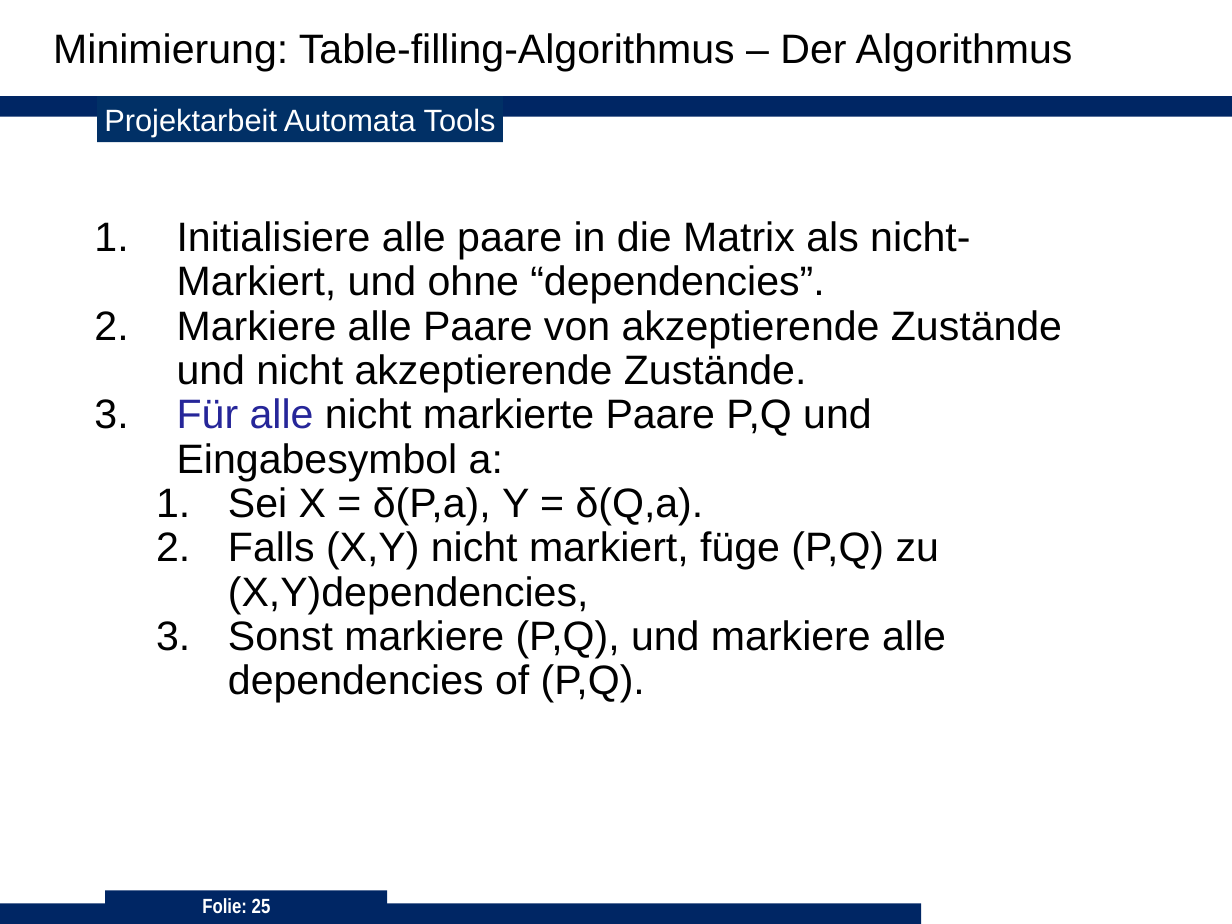
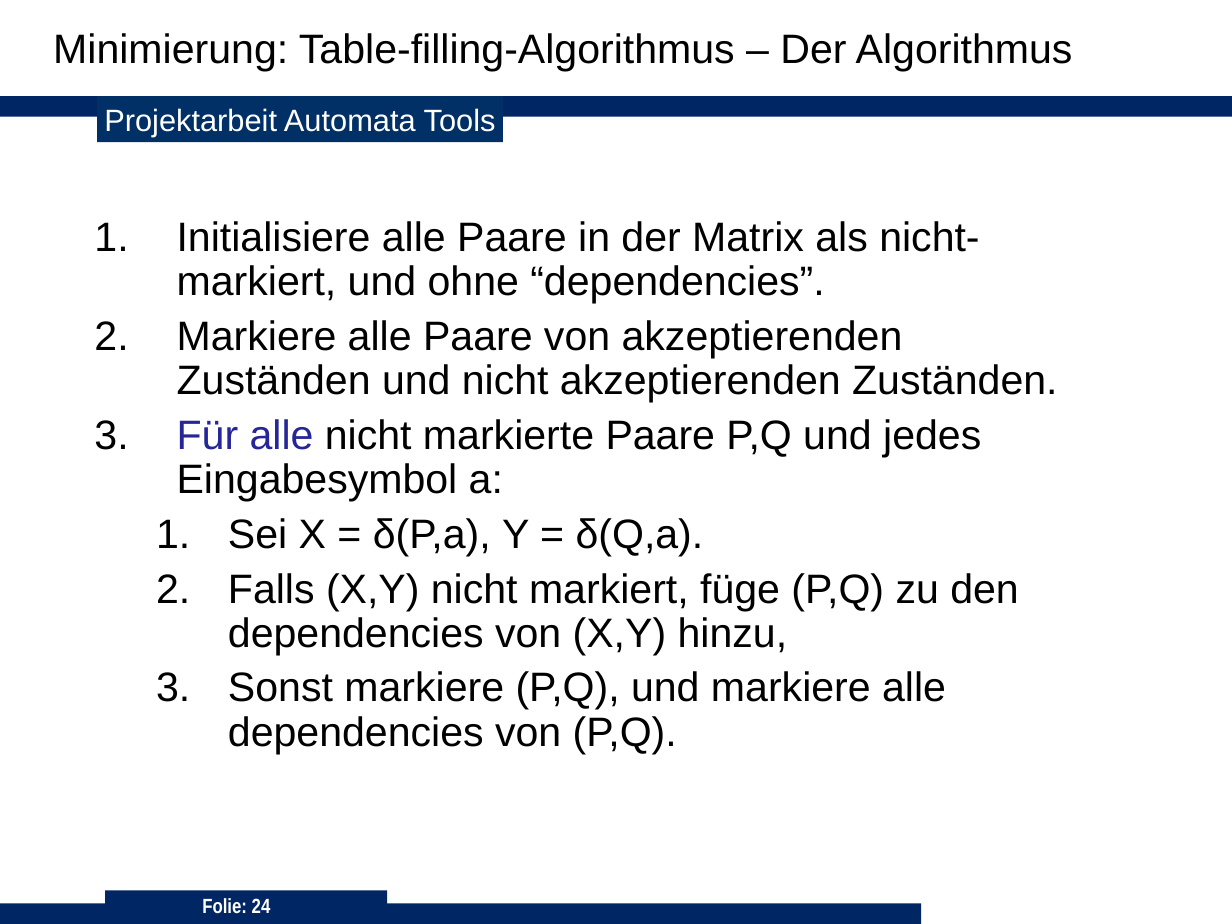
Before and after one commit to 3breadt/UPB-ADT-Automata-Tools, a slide deck: slide 24 of Präsentation/Präsentation_C++ V3.ppt (slide 25 before the commit). Drawn at 1232x924 pixels with LibreOffice and Linux fonts; fonts in the diff are those of the drawing; background and template pictures are left out. Boxes give left, top, right and bottom in pixels: in the first picture for what was removed or moved away, otherwise in the second. Text is boxed around its words. In the diff, an @@ line names an element or a change of style, - is before the commit and + after.

```diff
--- a/Präsentation/Präsentation_C++ V3.ppt
+++ b/Präsentation/Präsentation_C++ V3.ppt
@@ text at (x1=177, y1=221, x2=1057, y2=502): text changed @@
-1. Initialisiere alle paare in die Matrix als nicht-Markiert, und ohne “dependencies”.
-2. Markiere alle Paare von akzeptierende Zustände und nicht akzeptierende Zustände.
-3. Für alle nicht markierte Paare P,Q und Eingabesymbol a:
+1. Initialisiere alle Paare in der Matrix als nicht-markiert, und ohne “dependencies”.
+2. Markiere alle Paare von akzeptierenden Zuständen und nicht akzeptierenden Zuständen.
+3. Für alle nicht markierte Paare P,Q und jedes Eingabesymbol a:
@@ text at (x1=228, y1=518, x2=704, y2=556): more space between paragraphs @@
@@ text at (x1=228, y1=573, x2=1019, y2=754): text changed @@
-  2. Falls (X,Y) nicht markiert, füge (P,Q) zu (X,Y)dependencies,
-  3. Sonst markiere (P,Q), und markiere alle dependencies of (P,Q).
+  2. Falls (X,Y) nicht markiert, füge (P,Q) zu den dependencies von (X,Y) hinzu,
+  3. Sonst markiere (P,Q), und markiere alle dependencies von (P,Q).
@@ page number at (x1=202, y1=898, x2=271, y2=914): text changed @@
-Folie: 25
+Folie: 24
```
Also in this commit, not shown: 7 other slides changed, 3 slides added, 4 slides removed, 5 other files.
